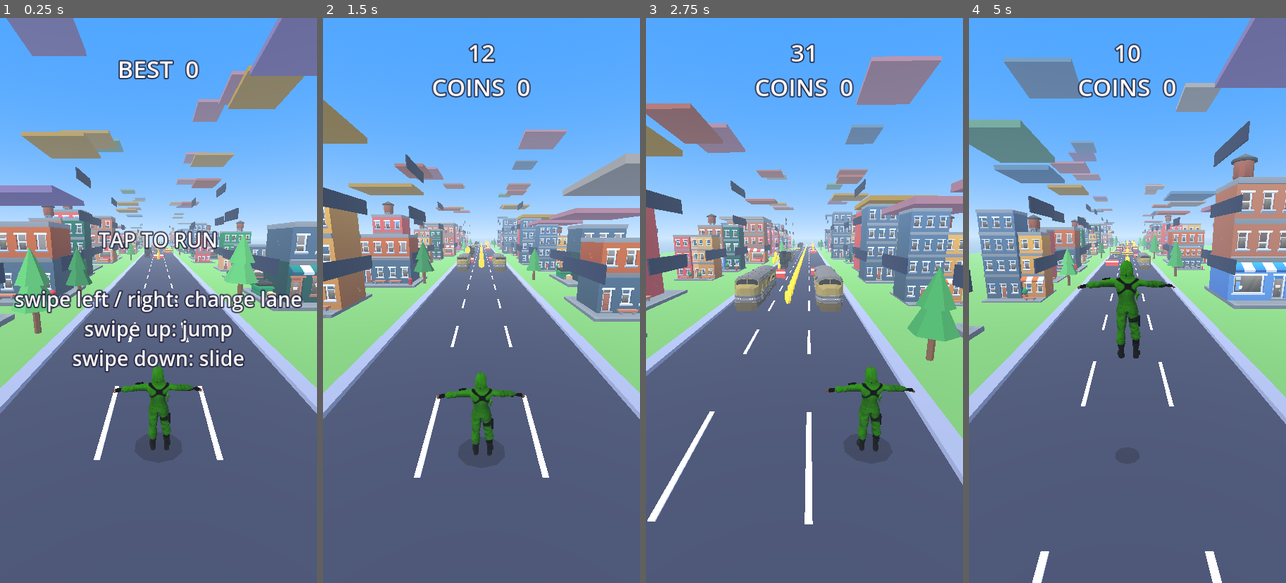
Above: before the commit, frames 1-4 (left to right).
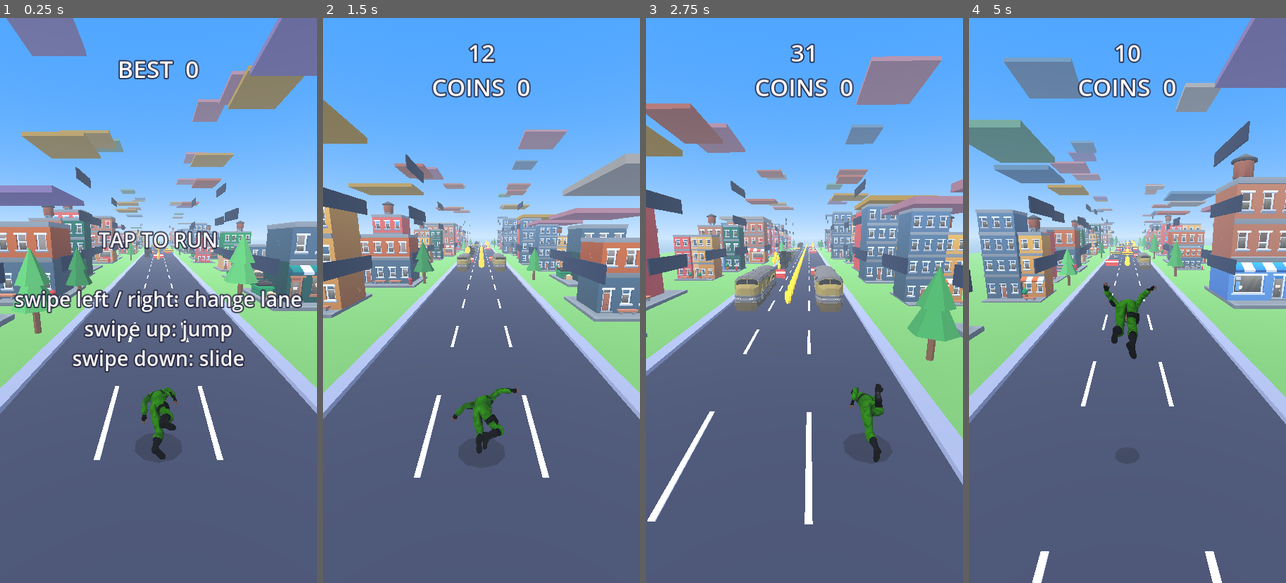
Above: after the commit, the same moments.

Repository: akshathgaming198028-cell/EndlessGame
Game: Godot game, scene res://main.tscn
Same seed, same stepped clock (60 frames per second), same inputs: the game is played once before the commit and once after it.
Inputs (mouse positions are in pixels of both pictures, inside the frame that each line leads up to):
- Up to frame 1 (0.25 s): no input
- Up to frame 2 (1.5 s): tap Enter at 0.5 s; move the mouse to (551, 272) at 0.52 s; hold Right 0.53-1.25 s; click (551, 272) at 0.67 s; tap Space at 0.77 s; drag from (418, 328) to (465, 413) at 1.27 s
- Up to frame 3 (2.75 s): move the mouse to (836, 176) at 2.02 s; hold Right from 2.03 s (still down)
- Up to frame 4 (5 s): release Right at 2.75 s; drag from (1111, 413) to (1032, 215) at 2.77 s; tap Enter at 3.5, 4.25 s; move the mouse to (1222, 385) at 3.52 s; hold Left 3.53-4.25 s; tap Space at 3.77 s; drag from (1032, 215) to (1079, 159) at 4.27 s

The runs differ from the first frame. In frame 1, 1.1% of the frame differs, in the area x 35-64%, y 61-79%; in frame 2, 1.1%; in frame 3, 1.0%; in frame 4, 1.3%, in the area x 34-66%, y 42-61%.

Commit message:
Play Mixamo animations (run, jump, idle, die, slide) on the character
Co-Authored-By: Claude Haiku 5.5 <noreply@anthropic.com>
Claude-Session: https://claude.ai/code/session_01DDNfUcEeZJQNoZPcRL3Cag

Diff:
--- a/main.gd
+++ b/main.gd
@@ -303,6 +303,7 @@
 			body.add_child(custom_model)
 			anim = _find_anim(custom_model)
 			_setup_rig(custom_model)
+			_load_anims(custom_model)
 			return
 
 	# procedural low-poly runner (placeholder until you bring your own model)
@@ -340,6 +341,14 @@
 
 # --- Character rig (Mixamo skeleton, no animations in the file, so we pose the bones in code) ---
 const PLAYER_HEIGHT := 1.8
+# Mixamo animation files in assets/anims/ (see README). Keys are the names the game plays.
+const ANIM_FILES := {
+	"run": "Running.fbx",
+	"jump": "Jump.fbx",
+	"idle": "Idle.fbx",
+	"die": "Zombie Death.fbx",
+	"slide": "Falling To Roll.fbx",
+}
 var skel: Skeleton3D = null
 var bone_ids := {}
 
@@ -370,6 +379,54 @@
 				n.set_surface_override_material(si, d)
 	for c in n.get_children():
 		_matte(c)
+
+
+# Loads each Mixamo animation file and plays it on our character's skeleton.
+func _load_anims(model: Node3D) -> void:
+	if skel == null:
+		return
+	# map simplified bone names ("mixamorig:Hips" and "mixamorig_Hips" both become "mixamorighips") to the real ones
+	var bones := {}
+	for i in skel.get_bone_count():
+		bones[_norm(skel.get_bone_name(i))] = skel.get_bone_name(i)
+	var skel_rel := str(model.get_path_to(skel))
+	var lib := AnimationLibrary.new()
+	for key in ANIM_FILES:
+		var path: String = "res://assets/anims/" + ANIM_FILES[key]
+		if not ResourceLoader.exists(path):
+			continue
+		var ps := load(path) as PackedScene
+		if ps == null:
+			continue
+		var src := ps.instantiate()
+		var sp := _find_anim(src)
+		if sp != null and sp.get_animation_list().size() > 0:
+			var a: Animation = sp.get_animation(sp.get_animation_list()[0]).duplicate()
+			for t in range(a.get_track_count() - 1, -1, -1):
+				var np := a.track_get_path(t)
+				var bone := np.get_concatenated_subnames()
+				if bone == "" or not bones.has(_norm(bone)):
+					a.remove_track(t)
+					continue
+				# keep the character in place: drop root movement from the hips
+				if a.track_get_type(t) == Animation.TYPE_POSITION_3D and _norm(bone) == "mixamorighips":
+					a.remove_track(t)
+					continue
+				a.track_set_path(t, NodePath(skel_rel + ":" + bones[_norm(bone)]))
+			if key == "run" or key == "idle":
+				a.loop_mode = Animation.LOOP_LINEAR
+			lib.add_animation(key, a)
+		src.queue_free()
+	if lib.get_animation_list().size() == 0:
+		return
+	var ap := AnimationPlayer.new()
+	model.add_child(ap)
+	ap.add_animation_library("", lib)
+	anim = ap
+
+
+func _norm(s: String) -> String:
+	return s.replace(":", "").replace("_", "").to_lower()
 
 
 func _find_skeleton(n: Node) -> Skeleton3D:
@@ -1081,9 +1138,6 @@
 	blob.scale = Vector3(bs, 1.0, bs * 0.8)
 	blob.visible = state != State.DEAD or py > 0.0
 
-	if custom_model != null and skel != null:
-		_animate_rig(dt)
-		return
 	if custom_model != null:
 		var kw := "run"
 		if state == State.DEAD:
Renamed: assets/Falling To Roll.fbx -> assets/anims/Falling To Roll.fbx
Renamed: assets/Idle.fbx -> assets/anims/Idle.fbx
Renamed: assets/Jump.fbx -> assets/anims/Jump.fbx
Not shown, added: assets/anims/README.txt
Renamed: assets/Running.fbx -> assets/anims/Running.fbx
Renamed: assets/Zombie Death.fbx -> assets/anims/Zombie Death.fbx
